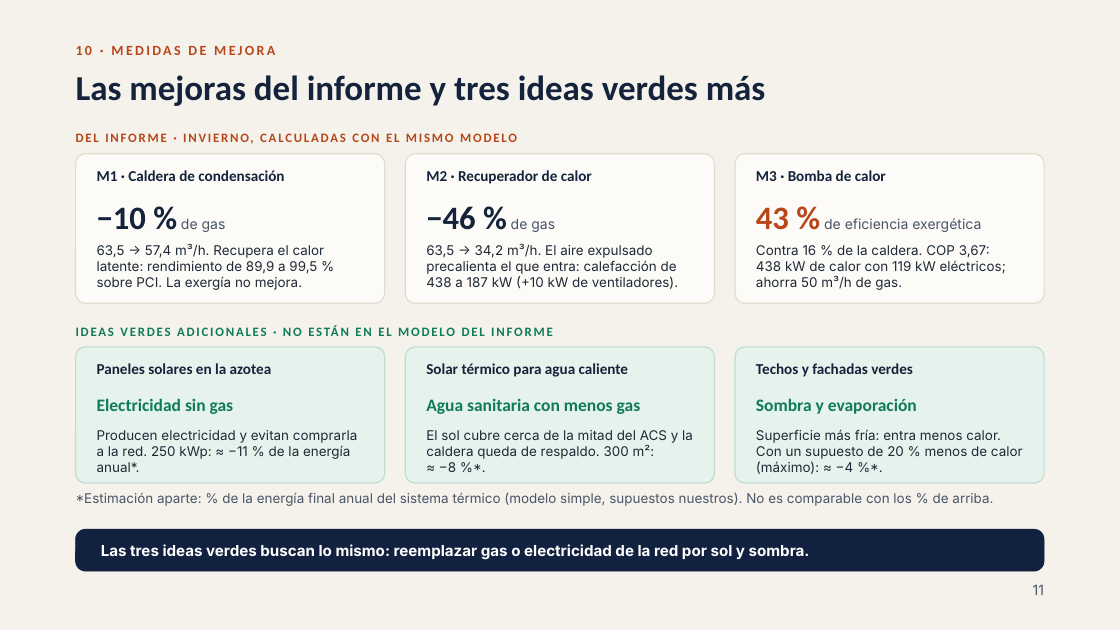
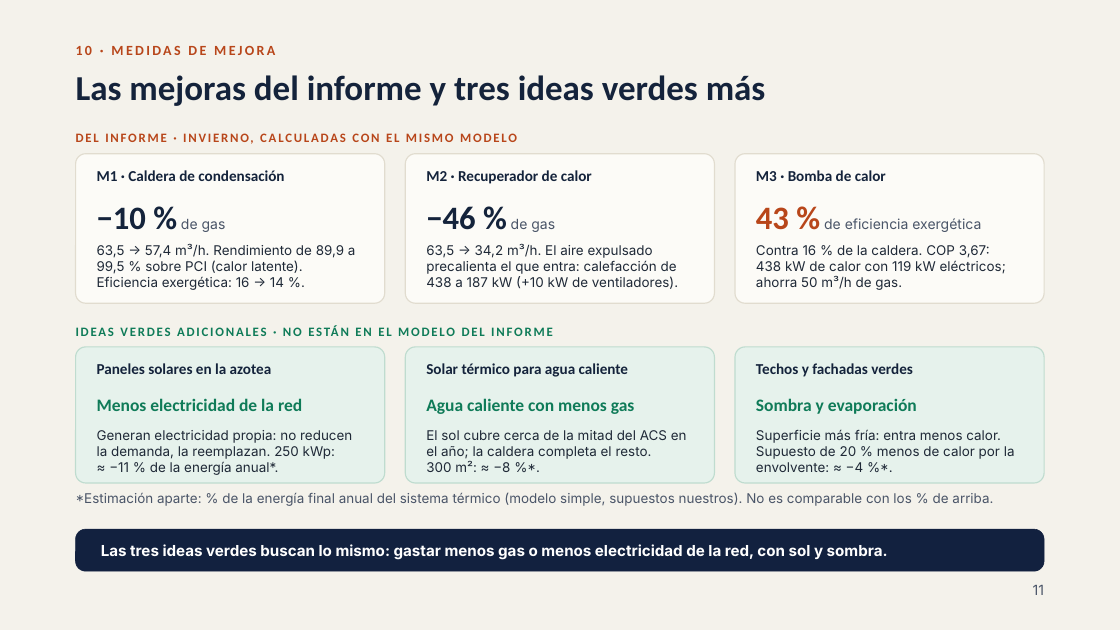
Before and after one commit to valenmoli/Proyectos-de-la-facultad, a slide deck: slide 1 of TP Integrador Termodinamica/presentacion/diapositiva_11_mejoras.pptx. Drawn at 1120x630 pixels with LibreOffice and Linux fonts; fonts in the diff are those of the drawing. Boxes give left, top, right and bottom in pixels: in the first picture for what was removed or moved away, otherwise in the second. Text is boxed around its words. In the diff, an @@ line names an element or a change of style, - is before the commit and + after.

```diff
--- a/TP Integrador Termodinamica/presentacion/diapositiva_11_mejoras.pptx
+++ b/TP Integrador Termodinamica/presentacion/diapositiva_11_mejoras.pptx
@@ text at bbox=[97, 243, 356, 290]: text changed @@
-63,5 → 57,4 m³/h. Recupera el calor latente: rendimiento de 89,9 a 99,5 % sobre PCI. La exergía no mejora.
+63,5 → 57,4 m³/h. Rendimiento de 89,9 a 99,5 % sobre PCI (calor latente). Eficiencia exergética: 16 → 14 %.
@@ text at bbox=[97, 398, 302, 411]: text changed @@
-Electricidad sin gas
+Menos electricidad de la red
@@ text at bbox=[426, 398, 635, 414]: text changed @@
-Agua sanitaria con menos gas
+Agua caliente con menos gas
@@ text at bbox=[97, 430, 352, 475]: text changed @@
-Producen electricidad y evitan comprarla a la red. 250 kWp: ≈ −11 % de la energía anual*.
+Generan electricidad propia: no reducen la demanda, la reemplazan. 250 kWp: ≈ −11 % de la energía anual*.
@@ text at bbox=[426, 430, 687, 472]: text changed @@
-El sol cubre cerca de la mitad del ACS y la caldera queda de respaldo. 300 m²: ≈ −8 %*.
+El sol cubre cerca de la mitad del ACS en el año; la caldera completa el resto. 300 m²: ≈ −8 %*.
@@ text at bbox=[756, 429, 1015, 472]: text changed @@
-Superficie más fría: entra menos calor. Con un supuesto de 20 % menos de calor (máximo): ≈ −4 %*.
+Superficie más fría: entra menos calor. Supuesto de 20 % menos de calor por la envolvente: ≈ −4 %*.
@@ text at bbox=[101, 544, 888, 560]: text changed @@
-Las tres ideas verdes buscan lo mismo: reemplazar gas o electricidad de la red por sol y sombra.
+Las tres ideas verdes buscan lo mismo: gastar menos gas o menos electricidad de la red, con sol y sombra.
```
Also in this commit, not shown: 1 other file.
